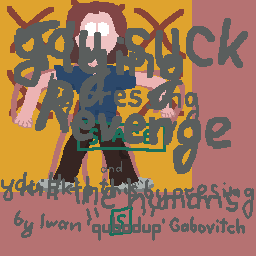
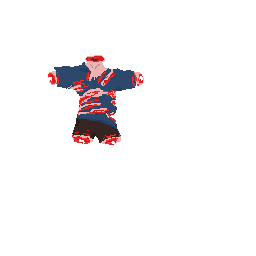
Before/after of a w=256, h=256 layered artwork. What changed in the layer stack:
hid "title" over [14, 20, 245, 241]
hid "instructions" over [1, 18, 254, 236]
hid "boss-hair" over [65, 1, 127, 38]
hid "boss-head" over [74, 10, 120, 62]
added layer "body-blood" above "boss-shirt-torn" over [45, 56, 143, 147]
added layer "boss-shirt-torn" above "boss-shirt" over [54, 62, 136, 129]
hid "boss-shirt", painted on it over [54, 62, 136, 129]
hid "boss-pants" over [53, 118, 139, 186]
added layer "boss-body-dead" above "boss-body" over [48, 55, 144, 145]
hid "boss-body" over [14, 58, 176, 128]
hid "boss-hair-back", painted on it over [65, 18, 128, 64]
hid "boss-shoes" over [37, 177, 154, 192]
hid "boss-outline" over [11, 15, 185, 186]
hid "boss- bg" over [0, 0, 192, 192]
hid "boss- bg2" over [0, 0, 256, 256]
hid "flywings1" over [9, 2, 62, 49]
hid "flyBody" over [13, 8, 56, 52]
hid "blood3" over [0, 2, 63, 64]
hid "human2" over [6, 0, 54, 64]
hid "human" over [1, 1, 62, 64]
hid "flyFaceEyes" over [40, 15, 247, 216]
hid "flyFaceBody copy" over [0, 97, 134, 256]
hid "flyFaceBody" over [28, 0, 256, 223]
hid "Background" over [0, 0, 256, 256]
…and 7 more changes (1 added, 6 visibility)
